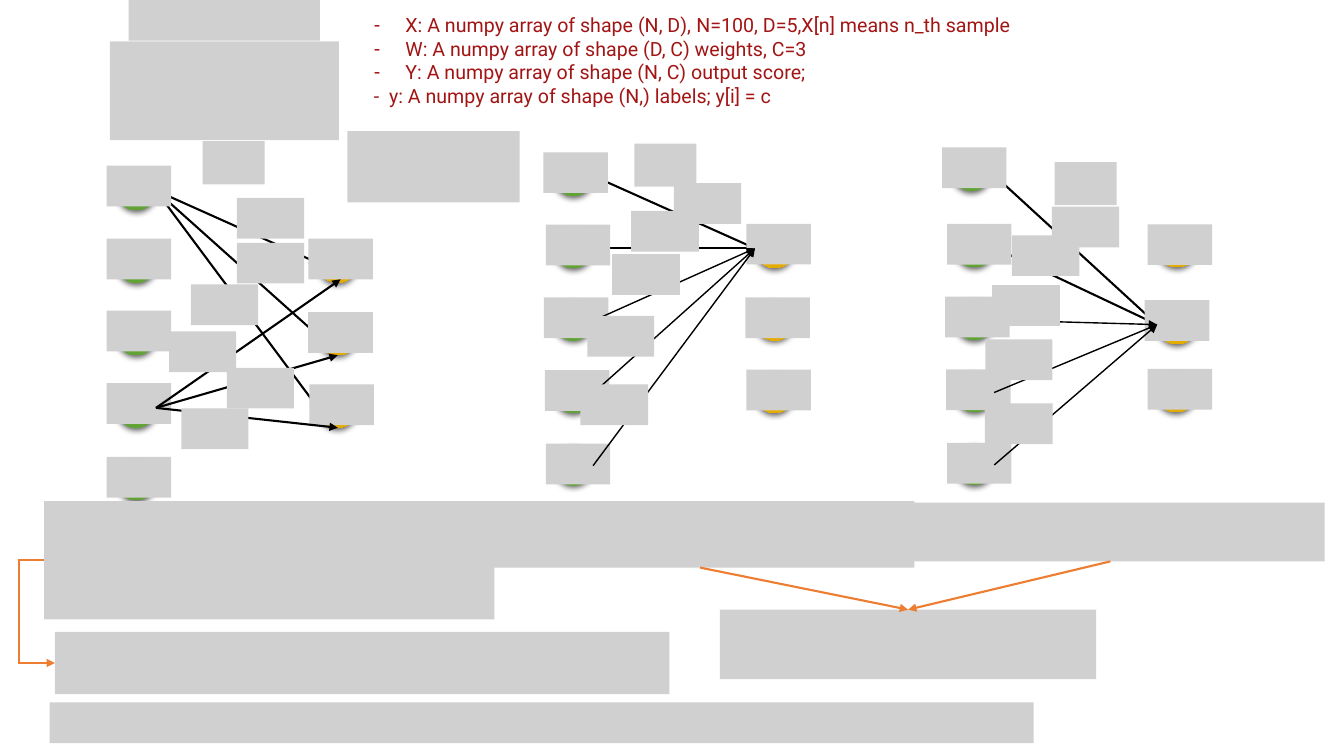
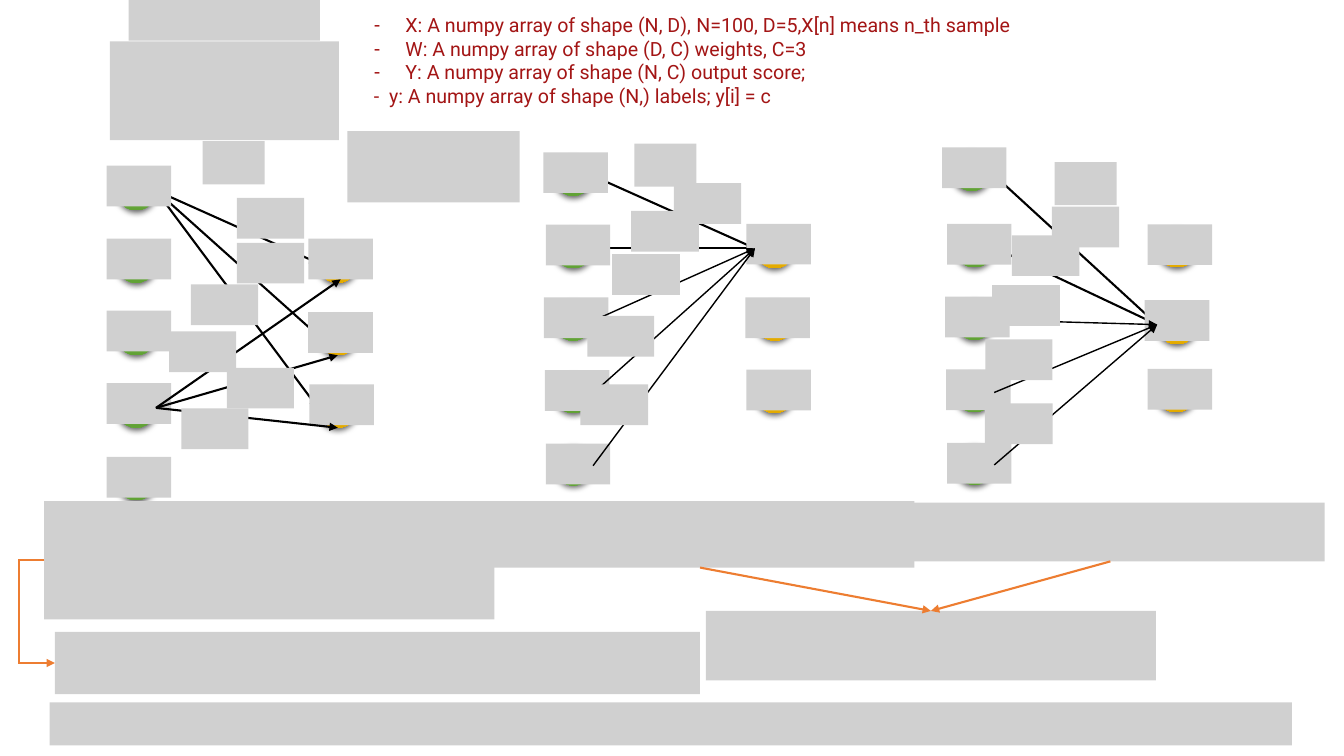
Before and after one commit to CastleDream/cs231n, a slide deck: slide 1 of images/绘图.pptx (slide 2 before the commit). Drawn at 1344x756 pixels with LibreOffice and Linux fonts; fonts in the diff are those of the drawing; grey boxes stand for pictures. Boxes give left, top, right and bottom in pixels: in the first picture for what was removed or moved away, otherwise in the second. Text is boxed around its words. In the diff, an @@ line names an element or a change of style, - is before the commit and + after.

```diff
--- a/images/绘图.pptx
+++ b/images/绘图.pptx
@@ arrow moved from (700, 568) - (908, 610) to (700, 568) - (932, 611) @@
@@ arrow moved from (1111, 562) - (908, 610) to (1111, 562) - (932, 611) @@
@@ picture: place and size @@
-picture at (720, 610, 1096, 680)
+picture at (706, 611, 1156, 681)
@@ picture: place and size @@
-picture at (54, 632, 669, 695)
+picture at (54, 632, 700, 695)
@@ picture: place and size @@
-picture at (49, 703, 1033, 743)
+picture at (49, 703, 1293, 746)
```
Also in this commit, not shown: 4 slides added, 1 slide removed, 6 other files.
